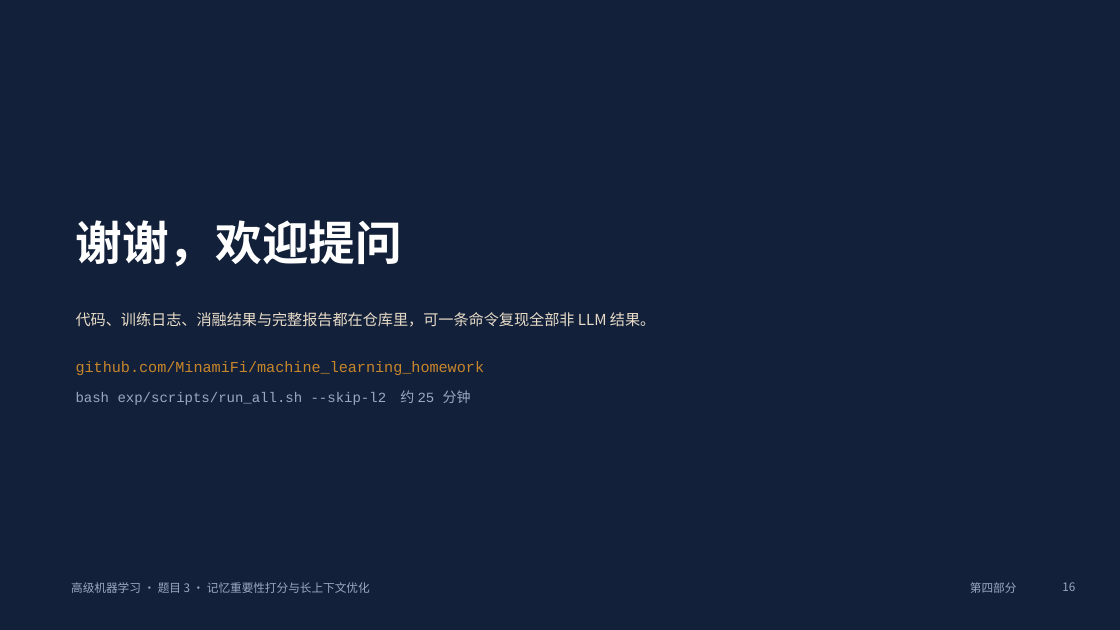
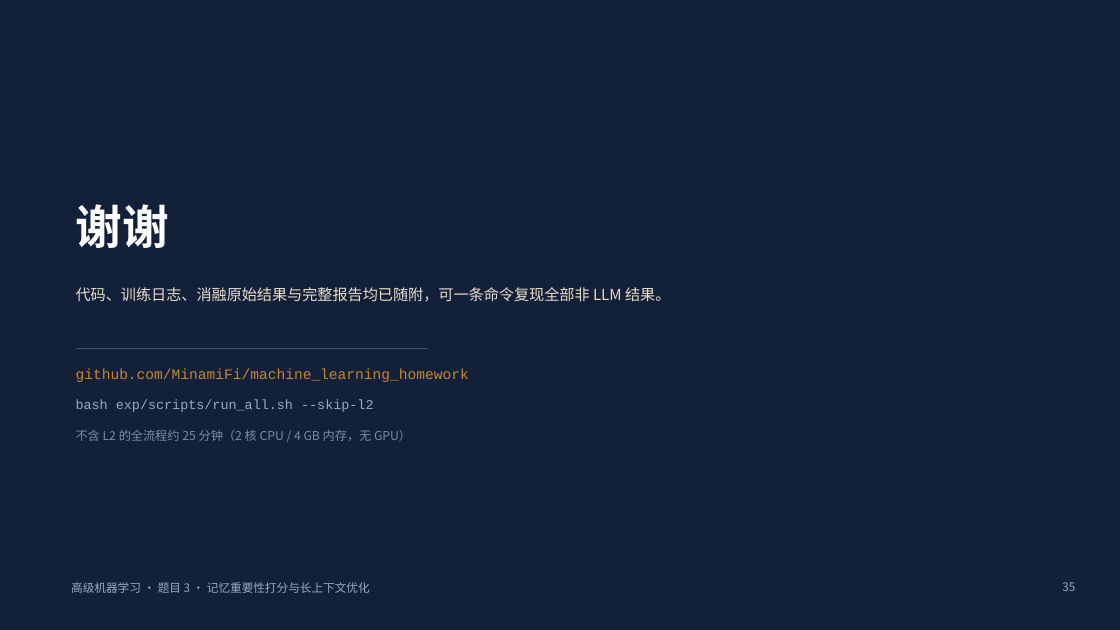
Before and after one commit to MinamiFi/machine_learning_homework, a slide deck: slide 35 of exp/slides/题目三_记忆打分_汇报.pptx (slide 16 before the commit). Drawn at 1120x630 pixels with LibreOffice and Linux fonts; fonts in the diff are those of the drawing. Boxes give left, top, right and bottom in pixels: in the first picture for what was removed or moved away, otherwise in the second. Text is boxed around its words. In the diff, an @@ line names an element or a change of style, - is before the commit and + after.

```diff
--- a/exp/slides/题目三_记忆打分_汇报.pptx
+++ b/exp/slides/题目三_记忆打分_汇报.pptx
@@ text at (76,204,169,248): text changed @@
-谢谢，欢迎提问
+谢谢
@@ text at (76,287,670,302): text changed @@
-代码、训练日志、消融结果与完整报告都在仓库里，可一条命令复现全部非 LLM 结果。
+代码、训练日志、消融原始结果与完整报告均已随附，可一条命令复现全部非 LLM 结果。
@@ line added from (76, 349) to (429, 349), #3D4E6B 1 pt @@
@@ text "github.com/MinamiFi/machine_learning_homework": place and size @@
-text "github.com/MinamiFi/machine_learning_homework" at (76,361,485,375)
+text "github.com/MinamiFi/machine_learning_homework" at (76,369,469,382)
@@ text "github.com/MinamiFi/machine_learning_homework" at (76,369,469,382): size 13 to 12.5 pt @@
@@ text at (76,400,373,412): text changed; size 12 to 11.5 pt @@
-bash exp/scripts/run_all.sh --skip-l2 约 25 分钟
+bash exp/scripts/run_all.sh --skip-l2
@@ text added at (76,430,411,441), 10.5 pt, text #7A8CA8 @@
+不含 L2 的全流程约 25 分钟（2 核 CPU / 4 GB 内存，无 GPU）
@@ text removed at (970,582,1017,593) @@
-第四部分
@@ page number at (1062,582,1075,591): text changed @@
-16
+35
```
Also in this commit, not shown: 13 other slides changed, 21 slides added, 2 slides removed, 7 other files.
